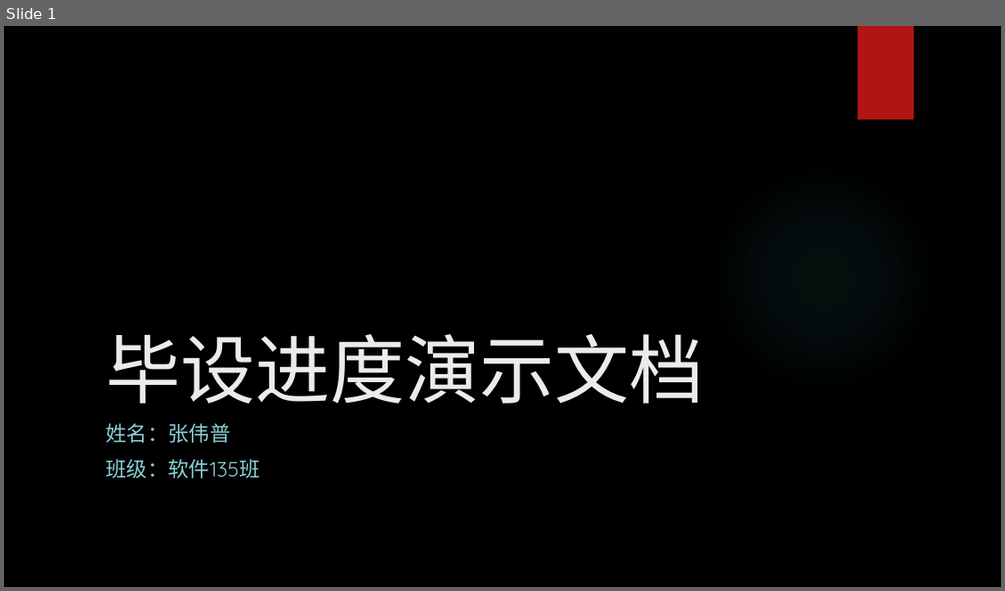
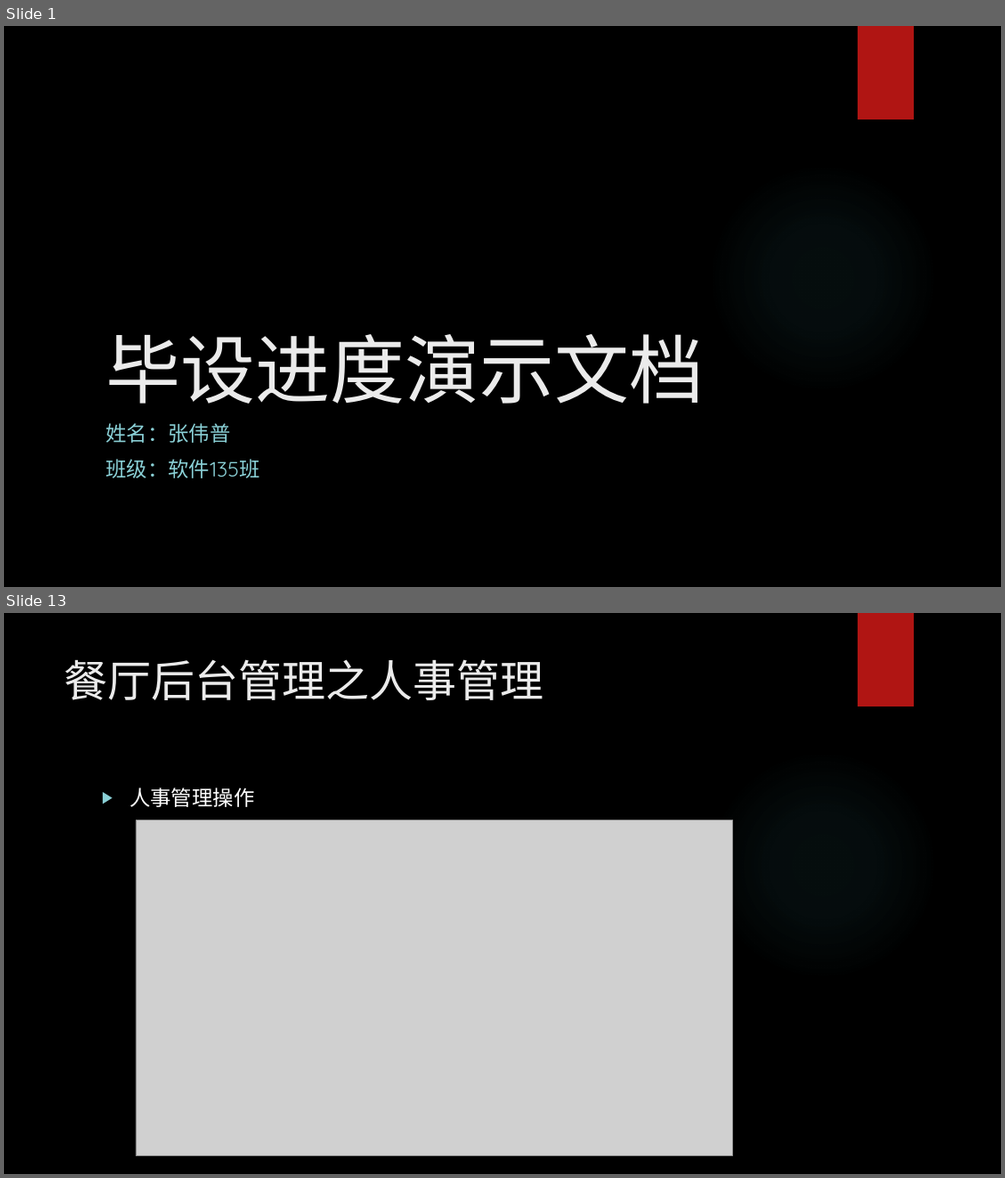
Before and after one commit to zhangweipu/mywork, a slide deck: 毕业设计/毕设演示.pptx. Shown one above the other, each under a label of ours: slide 1 before the commit, slides 1 and 13 after it; the slides between them are not shown. The pictures are 1005x591 and 1005x1178 pixels, drawn with LibreOffice and Linux fonts; fonts in the diff are those of the drawing; grey boxes stand for pictures; background and template pictures are left out. Boxes give left, top, right and bottom in pixels: in the first picture for what was removed or moved away, otherwise in the second. Text is boxed around its words. In the diff, an @@ line names an element or a change of style, - is before the commit and + after.

```diff
--- a/毕业设计/毕设演示.pptx
+++ b/毕业设计/毕设演示.pptx
@@ slide 13 added at [4,613,1001,1174], background picture (left out); not listed: 2 template elements that a slide beside it also shows @@
@@ title added at [65,659,544,700], 42 pt, text #EBEBEB @@
+餐厅后台管理之人事管理
@@ text added at [129,787,254,807], 20 pt, text #FFFFFF @@
+▶ 人事管理操作
@@ picture added at [136,820,732,1156] @@
```
Also in this commit, not shown: 1 slide changed, 13 other slides added, 11 other files.
